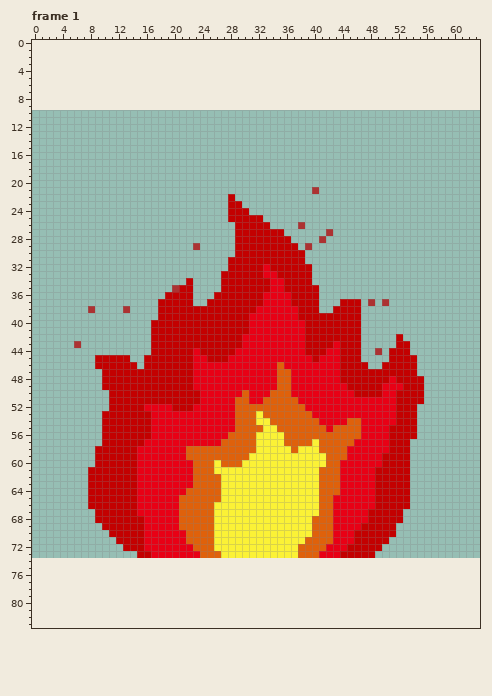
File history of a pixel-art file, Assets/Art/Sprites/Aseprite files/FireIdle.aseprite. The picture above is the old version.
64x64 pixels, 4 frames. Shown: frame 1. The old version is drawn lined up with the new one, on the new canvas. The commit also changed other frames, which this record leaves out.
After:
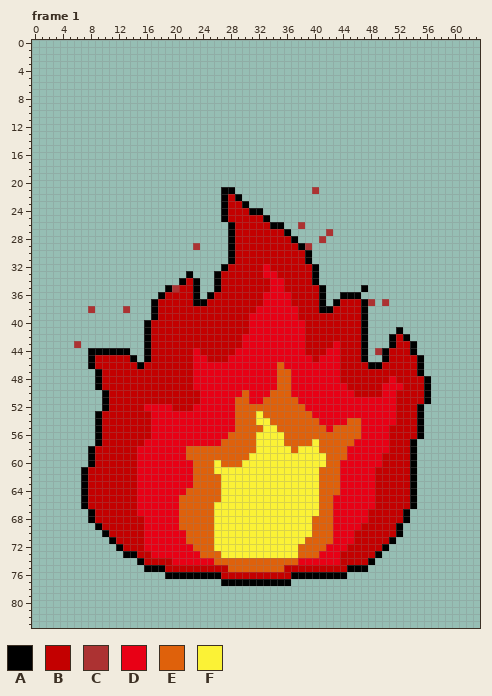
Palette (. is transparent): A #000000  B #c30000  C #ac3232  D #e80015  E #df610b  F #fbf236
The exact change:
canvas 64x64 -> 64x84, the old top-left corner now at 0,10
Changed rows in their new state; - is an unchanged pixel.
Frame 1:
first column x 7:
21 --------------------AA----------------------------
22 --------------------A-A---------------------------
23 --------------------A--A--------------------------
24 --------------------A---AA------------------------
25 --------------------A-----A-----------------------
26 ---------------------A-----AA---------------------
27 ---------------------A-------A--------------------
28 ---------------------A--------A-------------------
29 ---------------------A---------A------------------
30 ---------------------A----------A-----------------
31 ---------------------A----------A-----------------
32 --------------------A------------A----------------
33 ---------------A---A-------------A----------------
34 --------------A-A--A-------------A----------------
35 ------------A---A--A--------------A-----A---------
36 -----------A----A-A---------------A--AAA----------
37 ----------A-----AA----------------A-A---A---------
38 ----------A-----------------------AA----A---------
39 ----------A-----------------------------A---------
40 ---------A------------------------------A---------
41 ---------A------------------------------A----A----
42 ---------A------------------------------A---A-A---
43 ---------A------------------------------A---A--A--
44 -AAAAAA--A------------------------------A--A---A--
45 -A-----A-A------------------------------A--A----A-
46 -A------A--------------------------------AA-----A-
47 --A---------------------------------------------A-
48 --A----------------------------------------------A
49 --A----------------------------------------------A
50 ---A---------------------------------------------A
51 ---A---------------------------------------------A
52 ---A--------------------------------------------A-
53 --A---------------------------------------------A-
54 --A---------------------------------------------A-
55 --A---------------------------------------------A-
56 --A---------------------------------------------A-
57 --A--------------------------------------------A--
58 -A---------------------------------------------A--
59 -A---------------------------------------------A--
60 -A---------------------------------------------A--
61 A----------------------------------------------A--
62 A----------------------------------------------A--
63 A----------------------------------------------A--
64 A----------------------------------------------A--
65 A----------------------------------------------A--
66 A----------------------------------------------A--
67 -A--------------------------------------------A---
68 -A--------------------------------------------A---
69 --A------------------------------------------A----
70 ---A-----------------------------------------A----
71 ----A---------------------------------------A-----
72 -----A-------------------------------------A------
73 ------AA----------------------------------A-------
74 --------ABBBBDDDDDDEEEEEEEEEEEEDDDDDDBBBBA--------
75 ---------AAABBBBBBBBBEEEEEEEEBBBBBBBBBAAA---------
76 ------------AAAAAAAABBBBBBBBBBAAAAAAAA------------
77 --------------------AAAAAAAAAA--------------------
Changed places in both pictures, as pixel boxes (x1, y1, x2, y2):
changed: (81, 187, 431, 586)
